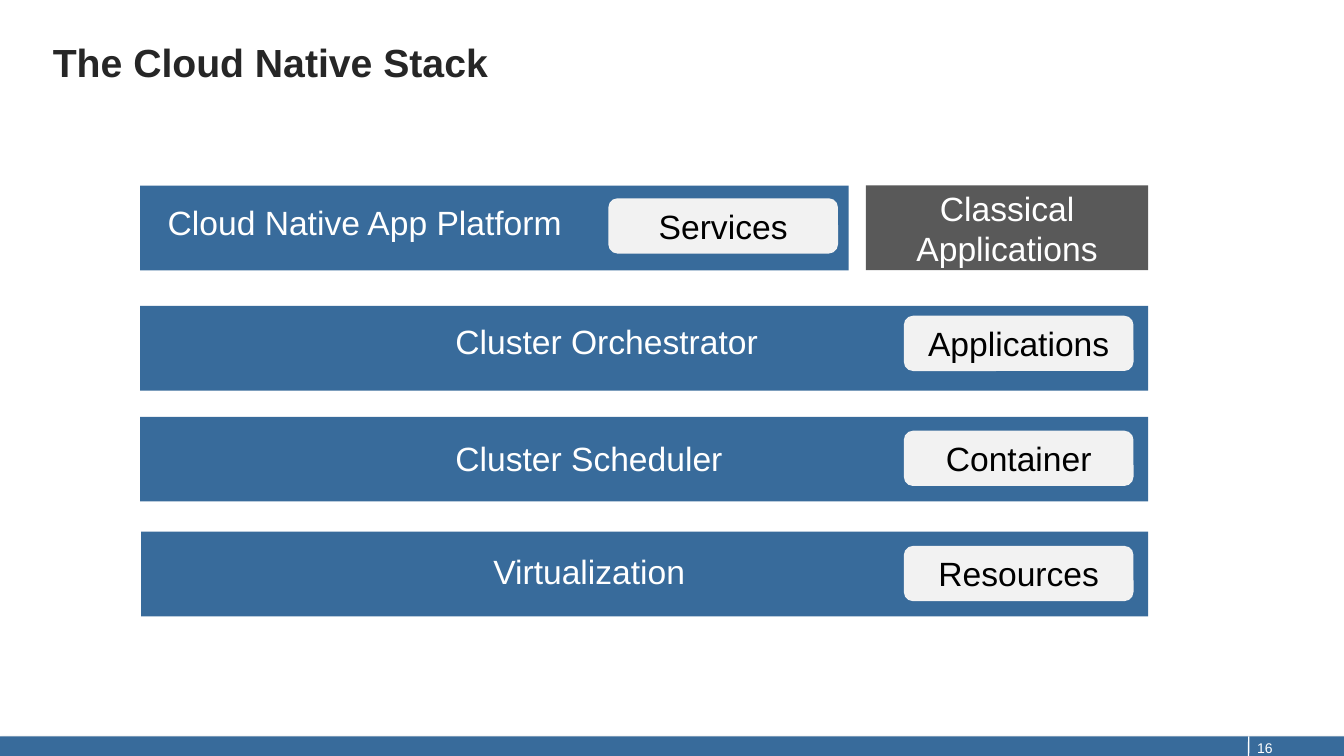
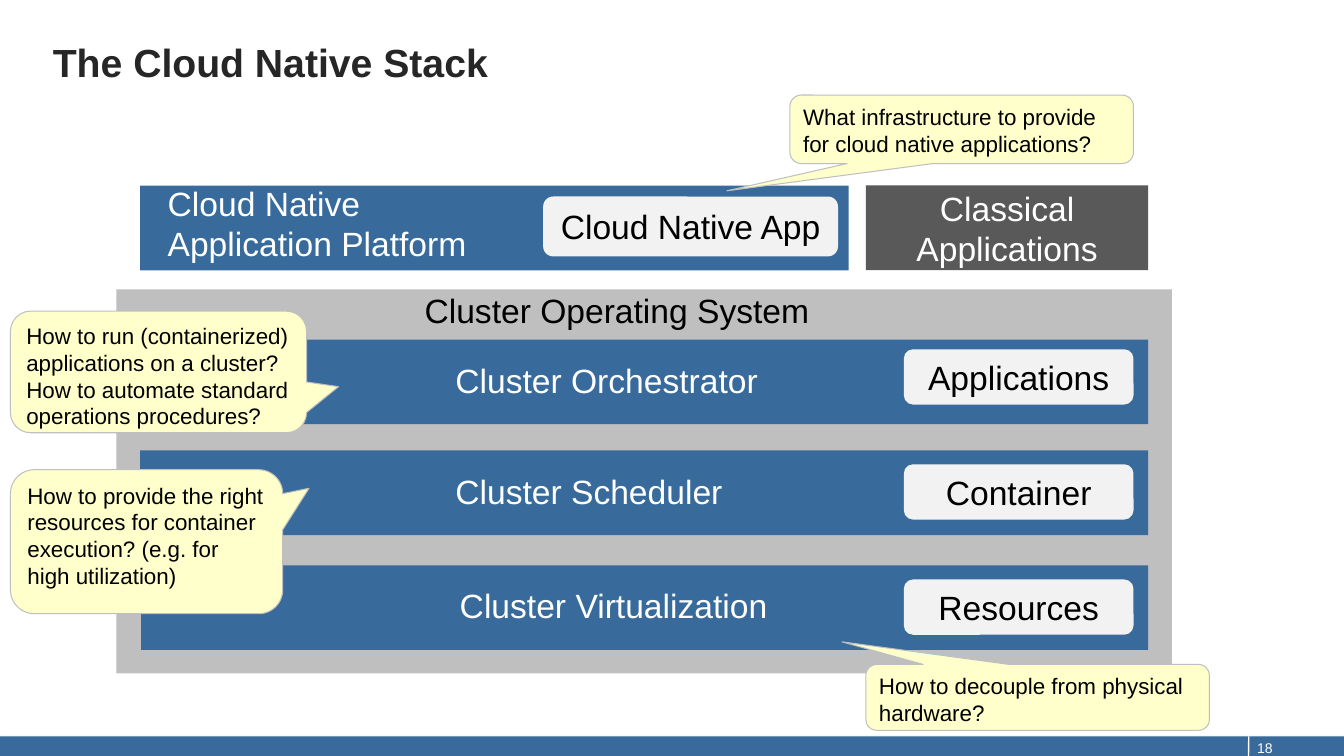
Before and after one commit to qaware/hitchhikers-guide-cloudnative, a slide deck: slide 18 of slides/01-microservices.pptx (slide 16 before the commit). Drawn at 1344x756 pixels with LibreOffice and Linux fonts; fonts in the diff are those of the drawing. Boxes give left, top, right and bottom in pixels: in the first picture for what was removed or moved away, otherwise in the second. Text is boxed around its words. In the diff, an @@ line names an element or a change of style, - is before the commit and + after.

```diff
--- a/slides/01-microservices.pptx
+++ b/slides/01-microservices.pptx
@@ rounded speech box added at (790, 95, 1134, 163), fill #FFFFCC, outline #BFBFBF 0.75 pt, 16 pt, text #000000 @@
+What infrastructure to provide for cloud native applications?
@@ text at (168, 191, 466, 263): text changed @@
-Cloud Native App Platform
+Cloud Native
+Application Platform
@@ rounded rectangle "Cloud Native App": place and size @@
-rounded rectangle "Cloud Native App" at (609, 199, 839, 254)
+rounded rectangle "Cloud Native App" at (543, 197, 839, 256)
@@ text in rounded rectangle at (561, 214, 821, 246): text changed @@
-Services
+Cloud Native App
@@ rectangle added at (116, 289, 1172, 674), fill #BFBFBF @@
@@ text added at (425, 298, 809, 330), 24 pt, text #000000 @@
+Cluster Operating System
@@ rounded speech box added at (10, 312, 307, 434), fill #FFFFCC, outline #BFBFBF 0.75 pt, 16 pt, text #000000 @@
+How to run (containerized) applications on a cluster?
+How to automate standard operations procedures?
@@ text "Cluster Orchestrator": place and size @@
-text "Cluster Orchestrator" at (455, 329, 758, 355)
+text "Cluster Orchestrator" at (455, 368, 758, 394)
@@ rounded speech box added at (10, 470, 282, 614), fill #FFFFCC, outline #BFBFBF 0.75 pt, 16 pt, text #000000 @@
+How to provide the right resources for container execution? (e.g. for high utilization)
@@ 3 rounded rectangles, 3 rectangles, 1 text: place and size @@
-3 rounded rectangles, 3 rectangles, 1 text at (140, 307, 1148, 617)
+3 rounded rectangles, 3 rectangles, 1 text at (140, 340, 1148, 650)
@@ text at (460, 593, 768, 619): text changed @@
-Virtualization
+Cluster Virtualization
@@ rounded speech box added at (866, 664, 1210, 730), fill #FFFFCC, outline #BFBFBF 0.75 pt, 16 pt, text #000000 @@
+How to decouple from physical hardware?
```
Also in this commit, not shown: 4 other slides changed, 2 slides added, 4 slides removed, 3 other files.
